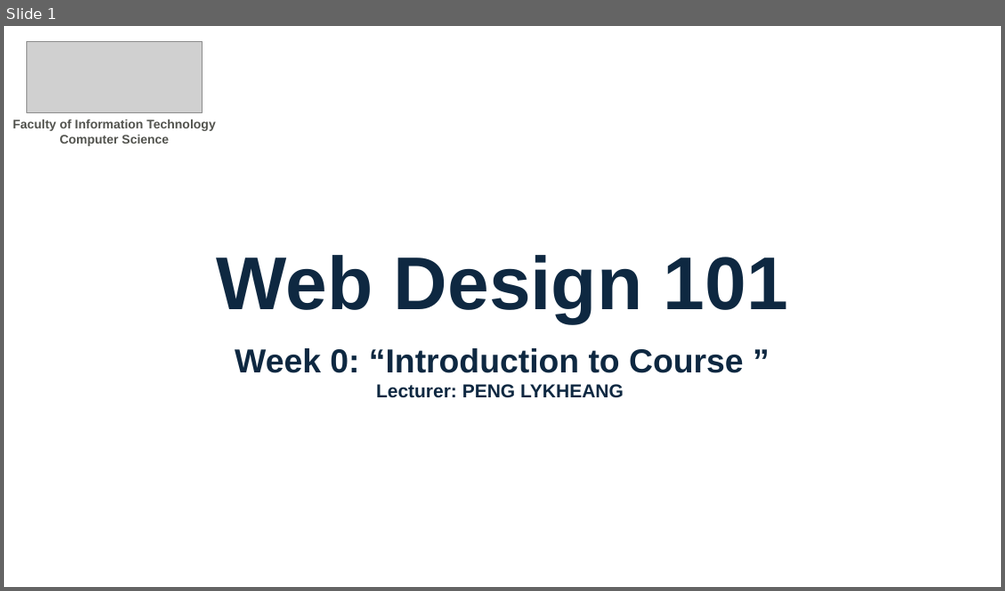
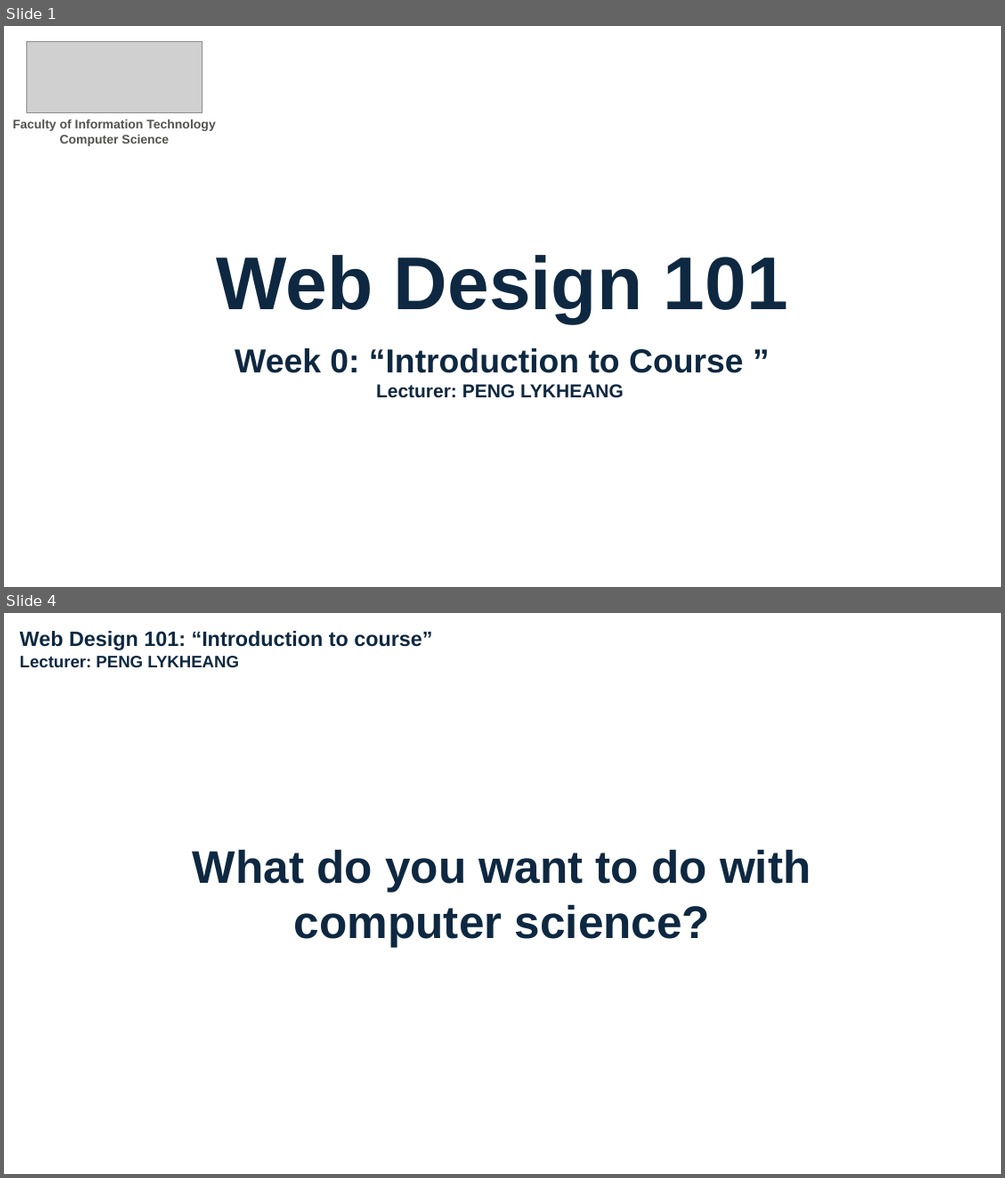
Before and after one commit to LykheangPeng/PBSU_Web_Design_101, a slide deck: Slide/Week 0.pptx. Shown one above the other, each under a label of ours: slide 1 before the commit, slides 1 and 4 after it; the slides between them are not shown. The pictures are 1005x591 and 1005x1178 pixels, drawn with LibreOffice and Linux fonts; fonts in the diff are those of the drawing; grey boxes stand for pictures. Boxes give left, top, right and bottom in pixels: in the first picture for what was removed or moved away, otherwise in the second. Text is boxed around its words. In the diff, an @@ line names an element or a change of style, - is before the commit and + after.

```diff
--- a/Slide/Week 0.pptx
+++ b/Slide/Week 0.pptx
@@ slide 4 added at <box>4,613,1001,1174</box>, background #FFFFFF @@
@@ text added at <box>20,631,432,667</box>, 20 pt, text #0E2841, bold @@
+Web Design 101: “Introduction to course”
+Lecturer: PENG LYKHEANG
@@ text added at <box>193,849,810,947</box>, 44 pt, text #0E2841, bold @@
+What do you want to do with computer science?
```
Also in this commit, not shown: 16 other slides added, 1 other file.
